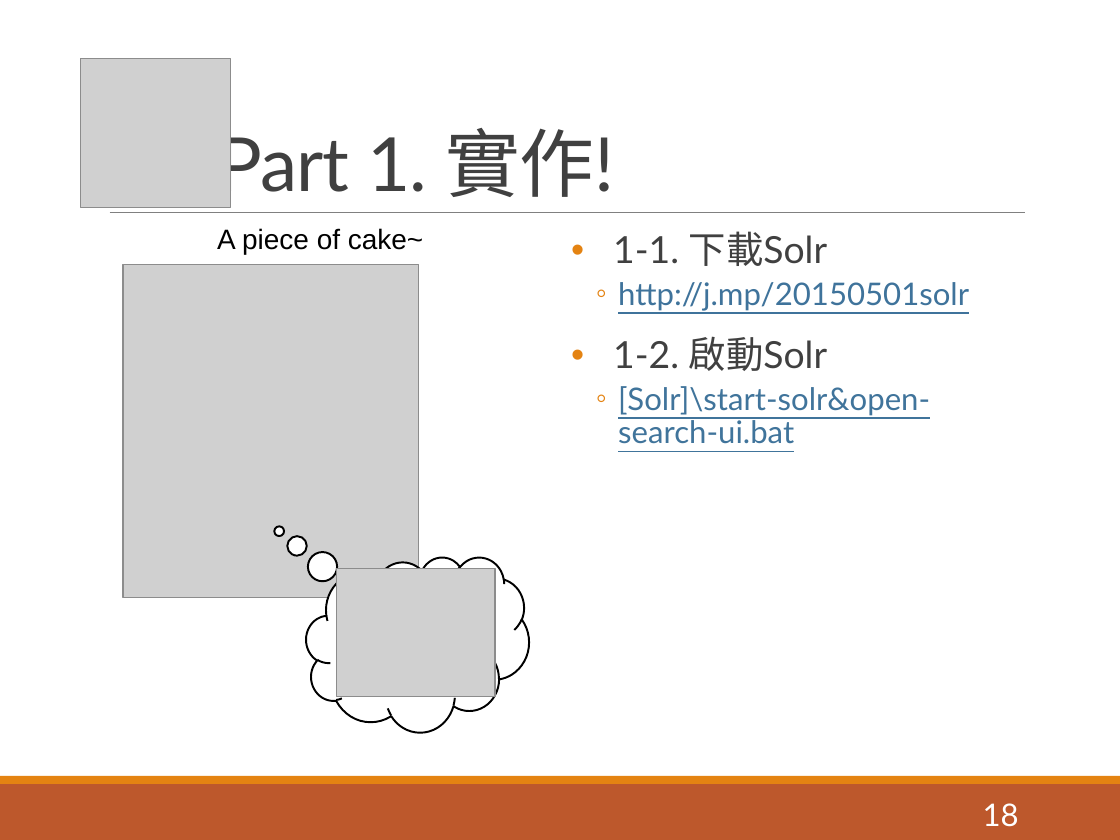
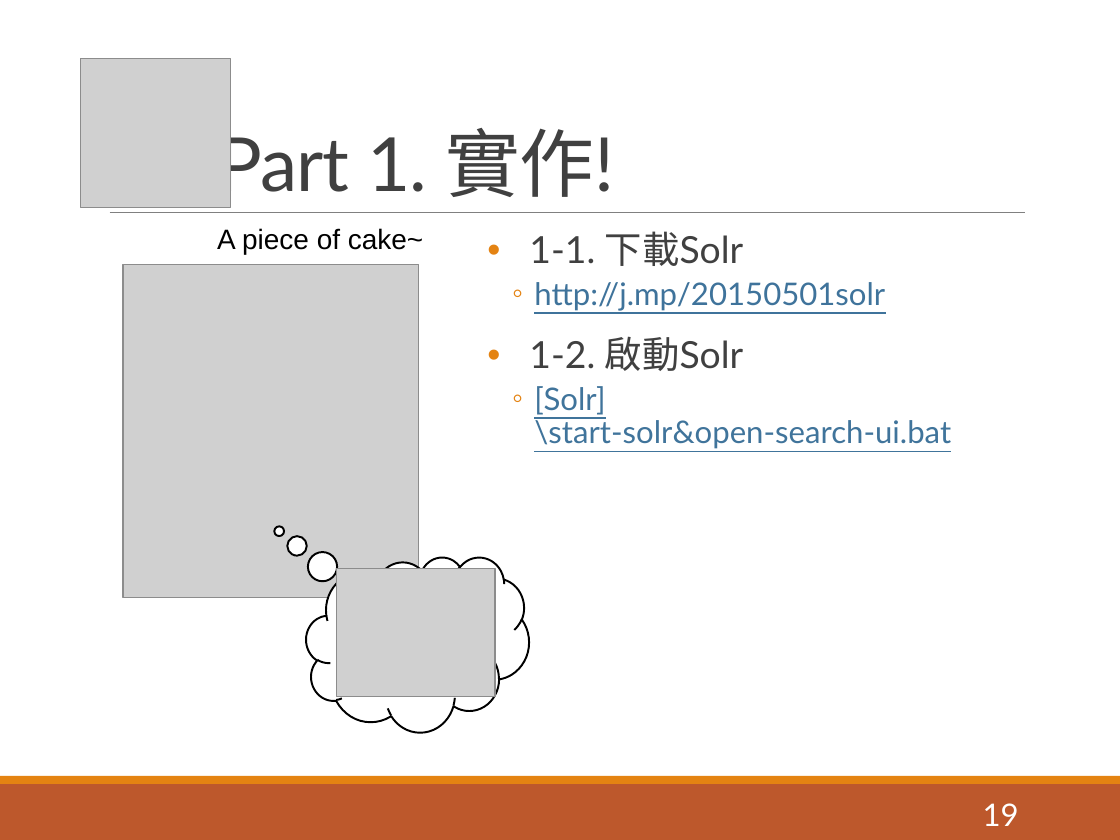
Before and after one commit to pulipulichen/ir-practice-solr, a slide deck: slide 19 of Apache Solr教學介紹.pptx (slide 18 before the commit). Drawn at 1120x840 pixels with LibreOffice and Linux fonts; fonts in the diff are those of the drawing; grey boxes stand for pictures. Boxes give left, top, right and bottom in pixels: in the first picture for what was removed or moved away, otherwise in the second. Text is boxed around its words. In the diff, an @@ line names an element or a change of style, - is before the commit and + after.

```diff
--- a/Apache Solr教學介紹.pptx
+++ b/Apache Solr教學介紹.pptx
@@ text "1-1. 下載Solr": place and size @@
-text "1-1. 下載Solr" at (613,231,969,444)
+text "1-1. 下載Solr" at (529,231,951,449)
@@ text at (534,386,951,449): spaces changed @@
-  ◦ [Solr]\start-solr&open-search-ui.bat
+  ◦ [Solr]
+    \start-solr&open-search-ui.bat
@@ page number at (983,803,1019,826): text changed @@
-18
+19
```
Also in this commit, not shown: 6 other slides changed, 3 slides added, 1 other file.
